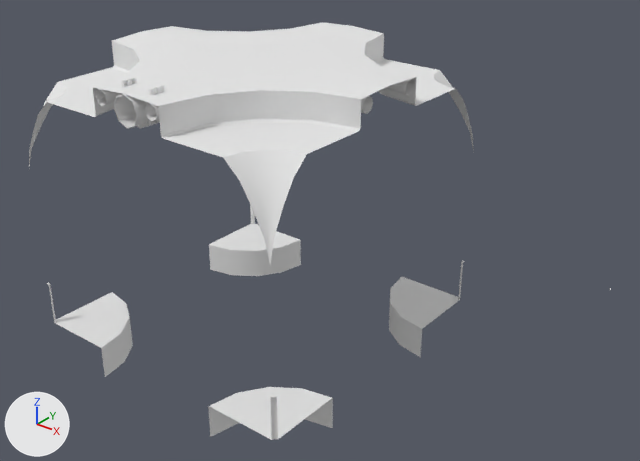
The OBJ model Assets/Sewer Environment Assets/ModularSewerIntersection.obj, before and after one commit.
Camera for both pictures: a 50 mm camera at (7.64, -8.56, 9.9) aimed at (-1.45, 2.79, 2.86). The axes (+X, +Y, +Z) are drawn at lower left. The lights are the same throughout. Where no turn or scale is listed for an object, it has been applied to the vertices.

Objects in the first picture: 'ModularSewerIntersection'.
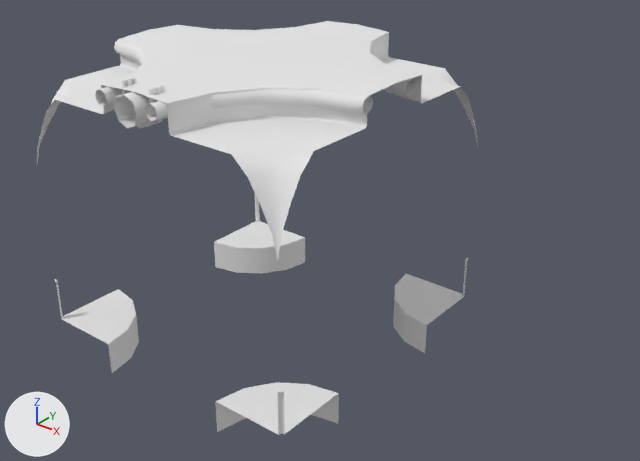
The edits, one by one:
me_modularsewerintersection is used by ob_modularsewerintersection; location (0.0, 0.0, 0.0).
me_modularsewerintersection had 608 vertices, 492 faces and spanned x -5.83..2.92, y -0.18..5.87, z 0.0..5.93.
me_modularsewerintersection now has 596 vertices, 484 faces and spans x -5.83..0.0, y -0.18..5.83, z 0.0..5.93.
me_modularsewerintersection part 1: the loose piece of 160 vertices spanning x -5.83..0.0, y -0.17..5.67, z 3.85..5.86 is copied, and the copy is moved by (0.0, 0.17, 0.0); it spans x -5.83..0.0, y 0.0..5.83, z 3.85..5.86.
me_modularsewerintersection part 2: the loose piece of 31 vertices spanning x -5.83..-4.33, y -0.17..1.34, z 0.0..1.52 is moved by (0.0, 0.17, 0.0).
me_modularsewerintersection part 3: the loose piece of 31 vertices spanning x -1.5..0.0, y -0.17..1.34, z 0.0..1.52 is moved by (0.0, 0.17, 0.0).
me_modularsewerintersection part 4: the loose piece of 31 vertices spanning x -5.83..-4.33, y 4.16..5.67, z 0.0..1.52 is moved by (0.0, 0.17, 0.0).
me_modularsewerintersection part 5: the loose piece of 31 vertices spanning x -1.5..0.0, y 4.16..5.67, z 0.0..1.52 is moved by (0.0, 0.17, 0.0).
Part 6, on me_modularsewerintersection:
160 vertices are removed from x -5.83..0.0, y -0.17..5.67, z 3.85..5.86.
140 faces are deleted.
4 new faces join them.

Changed parts and their boxes (x1, y1, x2, y2) in the pictures (640 x 461 px; the box of a moved part takes in the faces that stretch with it):
'ModularSewerIntersection', reshaped (24% narrower): before (29, 22, 611, 440); after (37, 21, 478, 435)
part 1 of me_modularsewerintersection, added: after (37, 21, 478, 260)
part 2 of me_modularsewerintersection, moved or reshaped: before (46, 282, 133, 377); after (54, 279, 139, 373)
part 3 of me_modularsewerintersection, moved or reshaped: before (208, 387, 333, 440); after (215, 382, 339, 435)
part 4 of me_modularsewerintersection, moved or reshaped: before (209, 204, 301, 276); after (214, 194, 305, 274)
part 5 of me_modularsewerintersection, moved or reshaped: before (389, 261, 465, 357); after (393, 258, 469, 353)
part 6 of me_modularsewerintersection, cut back: before (29, 22, 473, 264); after (117, 91, 147, 102)
